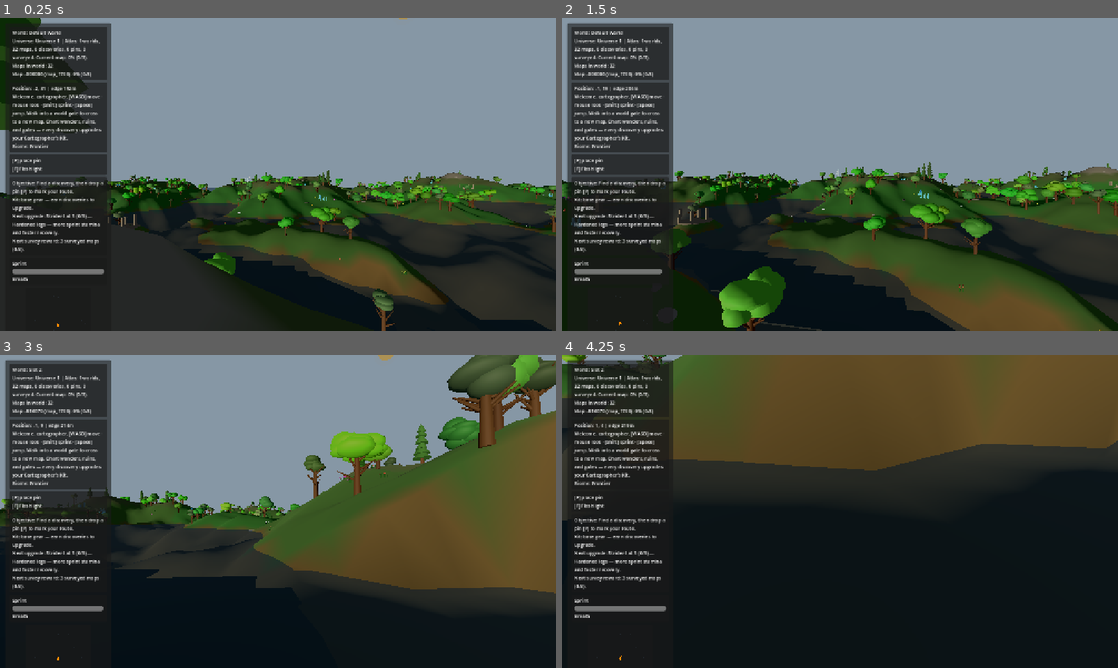
Above: before the commit, frames 1-4 (two rows, left to right).
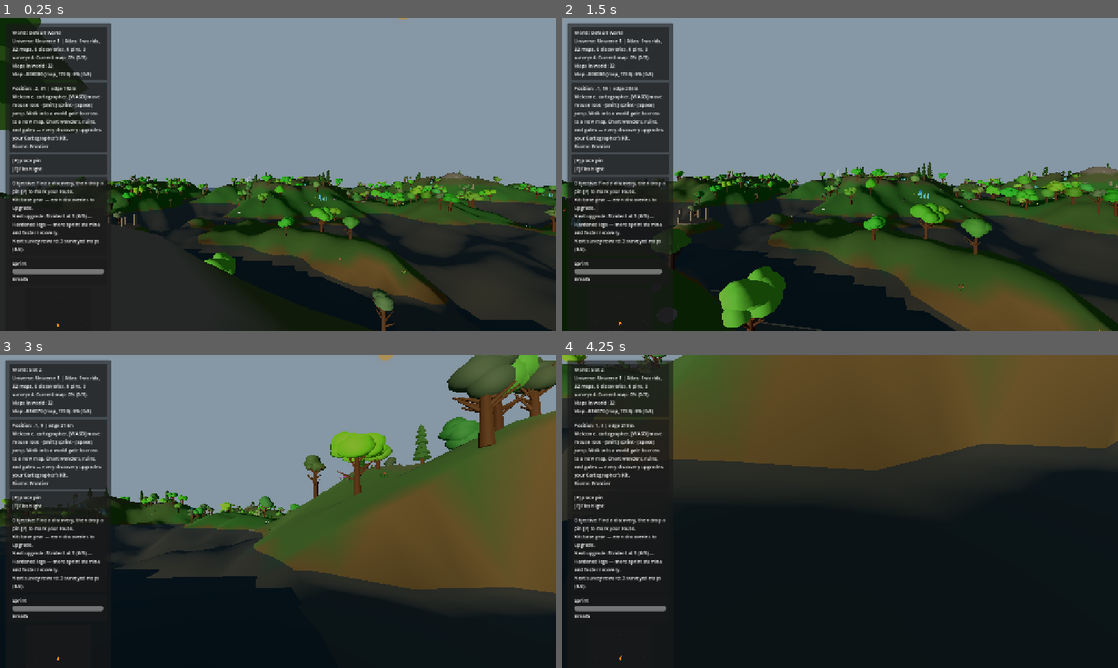
Above: after the commit, the same moments.

Repository: emkey1/Gatewalk
Game: Godot game, scene res://scenes/main.tscn
Two runs of this game, one before a commit and one after it. Both use one fixed random seed, a clock stepped at 60 frames per second and the inputs below.
Inputs (mouse positions are in pixels of both pictures, inside the frame that each line leads up to):
- Up to frame 1 (0.25 s): no input
- Up to frame 2 (1.5 s): tap Enter at 0.5 s; move the mouse to (867, 174) at 0.52 s; hold Shift (sprint) 0.53-1.28 s; hold W (move_forward) from 0.53 s (still down); tap Space (jump) at 0.77 s; move the mouse to (812, 174) at 1.27 s; tap E at 1.35 s
- Up to frame 3 (3 s): tap Space (jump) at 1.52 s; move the mouse to (289, 505) at 2.02 s; tap M at 2.1 s; release W (move_forward) at 2.75 s; click (183, 414) at 2.75 s, where only the run after the commit has a clickable "New Slot"
- Up to frame 4 (4.25 s): tap Space (jump) at 3.5, 3.77 s; move the mouse to (834, 517) at 3.52 s; hold W (move_forward) from 3.53 s (still down); tap G at 3.6 s

The runs differ from the first frame. In frame 1, 0.3% of the frame differs, in the area x 20-100%, y 48-93%; in frame 2, 0.7%, in the area x 0-100%, y 46-98%; in frame 3, 0.2%; in frame 4, less than 0.1%.

Commit message:
Tier 2: MultiMesh trees (~8600 nodes -> ~6 draw calls) + trunk colliders
Trees were the largest scatter cost: ~720 trees x ~12 parts. Each tree is still built with the exact original logic into a throwaway node (identical RNG draws and part transforms), then every part is folded into a per-shape MultiMesh — unit trunk/branch/cone/sphere meshes with size baked into the instance scale and leaf/trunk color as per-instance color. Trunk-only cylinder colliders replace the old whole-canopy box auto-collision (also fixes canopy-blocking).

verify_normalization() self-checks that unit-mesh*scale reproduces each sized part's AABB; _run_tree_factory_checks asserts instances>0, determinism (count+transform signature), and trunk colliders. VALIDATION OK + clean boot; visuals pending playtest.

Co-Authored-By: Claude Opus 4.8 <noreply@anthropic.com>

Diff:
--- a/scripts/factories/TreeFactory.gd
+++ b/scripts/factories/TreeFactory.gd
@@ -2,6 +2,7 @@
 class_name TreeFactory
 
 const MapContext = preload("res://scripts/core/MapContext.gd")
+const MultiMeshScatter = preload("res://scripts/factories/MultiMeshScatter.gd")
 const TREE_COUNT_BASE: int = 720
 
 static var _material_cache: Dictionary = {}
@@ -39,6 +40,17 @@
 	var trunk_seg: int = [8, 14, 22, 32][clampi(graphics_level, 0, 3)]
 	var leaf_seg: int = [12, 18, 28, 40][clampi(graphics_level, 0, 3)]
 	var leaf_rings: int = [6, 10, 16, 24][clampi(graphics_level, 0, 3)]
+
+	# Each tree is still built with the exact original logic (identical RNG draws and
+	# part transforms) into a throwaway node we measure and discard. Every part is
+	# folded into a per-shape MultiMesh (unit mesh + baked scale + per-instance color),
+	# collapsing ~720 trees x ~12 parts (~8600 MeshInstance3D) into a handful of draw
+	# calls. Trunk-only colliders replace the old whole-canopy auto-collision.
+	var buckets: Dictionary = {}
+	var trunk_origins: Array[Vector3] = []
+	var trunk_radii: Array[float] = []
+	var trunk_heights: Array[float] = []
+
 	for i in range(count):
 		var pos: Vector3 = _random_land_position(rng, half, water_level, height_fn)
 		if map_type == "floating_island" and not _is_floating_tree_spot_valid(pos, water_level, height_fn):
@@ -48,17 +60,61 @@
 
 		var kind: String = _tree_kind_for_position(world_seed, pos, map_type, rng)
 
-		var tree := Node3D.new()
-		tree.name = "Tree_" + str(i)
+		var temp := Node3D.new()
 		var y_offset: float = -0.15
 		if map_type == "floating_island":
 			y_offset = 0.06
-		tree.position = Vector3(pos.x, pos.y + y_offset, pos.z)
-		tree.rotation_degrees.y = rng.randf_range(0.0, 360.0)
-		tree.scale = Vector3.ONE * rng.randf_range(0.8, 1.25)
-
-		root.add_child(tree)
-		_build_tree_visual(tree, kind, trunk_seg, leaf_seg, leaf_rings, density_level, graphics_level, rng, world_seed, pos, map_type)
+		temp.position = Vector3(pos.x, pos.y + y_offset, pos.z)
+		temp.rotation_degrees.y = rng.randf_range(0.0, 360.0)
+		temp.scale = Vector3.ONE * rng.randf_range(0.8, 1.25)
+		_build_tree_visual(temp, kind, trunk_seg, leaf_seg, leaf_rings, density_level, graphics_level, rng, world_seed, pos, map_type)
+
+		var tree_scale: float = temp.scale.x
+		for child in temp.get_children():
+			var mi := child as MeshInstance3D
+			if mi == null or mi.mesh == null:
+				continue
+			var info: Dictionary = _classify_part(mi.mesh)
+			if info.is_empty():
+				continue
+			var part_xform: Transform3D = temp.transform * mi.transform
+			var color: Color = Color(0.4, 0.3, 0.2)
+			var smat := mi.material_override as StandardMaterial3D
+			if smat != null:
+				color = smat.albedo_color
+			var bkey: String = info["key"]
+			if not buckets.has(bkey):
+				buckets[bkey] = {"mesh": info["mesh"], "transforms": ([] as Array[Transform3D]), "colors": ([] as Array[Color])}
+			(buckets[bkey]["transforms"] as Array[Transform3D]).append(part_xform * Transform3D(Basis().scaled(info["norm_scale"]), Vector3.ZERO))
+			(buckets[bkey]["colors"] as Array[Color]).append(color)
+			if bkey.begins_with("trunk"):
+				var cm := mi.mesh as CylinderMesh
+				trunk_origins.append(part_xform.origin)
+				trunk_radii.append(cm.bottom_radius * tree_scale)
+				trunk_heights.append(cm.height * tree_scale)
+		temp.free()
+
+	for bkey in buckets.keys():
+		var bucket: Dictionary = buckets[bkey]
+		var xforms: Array[Transform3D] = bucket["transforms"]
+		if xforms.is_empty():
+			continue
+		MultiMeshScatter.build(root, "TreeParts_" + str(bkey), bucket["mesh"], MultiMeshScatter.instance_color_material(0.78), xforms, bucket["colors"])
+
+	if not trunk_origins.is_empty():
+		var body := StaticBody3D.new()
+		body.name = "TreeColliders"
+		body.collision_layer = 1
+		body.collision_mask = 1
+		root.add_child(body)
+		for ci in range(trunk_origins.size()):
+			var cs := CollisionShape3D.new()
+			var shape := CylinderShape3D.new()
+			shape.radius = maxf(trunk_radii[ci], 0.12)
+			shape.height = trunk_heights[ci]
+			cs.shape = shape
+			cs.position = trunk_origins[ci]
+			body.add_child(cs)
 
 
 static func _density_mult(level: int) -> float:
@@ -320,3 +376,58 @@
 	mesh.rings = rings
 	_mesh_cache[key] = mesh
 	return mesh
+
+
+# Map a sized tree-part mesh to a shared unit mesh + the scale that reproduces it,
+# bucketed so each (shape, segment count) gets one MultiMesh. Trunk and branch share
+# a fixed taper (only height varies); cones have top_radius 0; spheres scale freely.
+static func _classify_part(mesh: Mesh) -> Dictionary:
+	if mesh is CylinderMesh:
+		var cm := mesh as CylinderMesh
+		if cm.top_radius <= 0.001:
+			return {"key": "cone_%d" % cm.radial_segments, "norm_scale": Vector3(cm.bottom_radius, cm.height, cm.bottom_radius), "mesh": _unit_cone(cm.radial_segments)}
+		if cm.top_radius < 0.12:
+			return {"key": "branch_%d" % cm.radial_segments, "norm_scale": Vector3(1.0, cm.height, 1.0), "mesh": _unit_branch(cm.radial_segments)}
+		return {"key": "trunk_%d" % cm.radial_segments, "norm_scale": Vector3(1.0, cm.height, 1.0), "mesh": _unit_trunk(cm.radial_segments)}
+	if mesh is SphereMesh:
+		var sm := mesh as SphereMesh
+		return {"key": "leaf_%d_%d" % [sm.radial_segments, sm.rings], "norm_scale": Vector3(sm.radius, sm.height * 0.5, sm.radius), "mesh": _unit_sphere(sm.radial_segments, sm.rings)}
+	return {}
+
+
+static func _unit_trunk(seg: int) -> CylinderMesh:
+	return _get_cylinder_mesh(0.18, 0.30, 1.0, seg)
+
+
+static func _unit_branch(seg: int) -> CylinderMesh:
+	return _get_cylinder_mesh(0.04, 0.10, 1.0, seg)
+
+
+static func _unit_cone(seg: int) -> CylinderMesh:
+	return _get_cylinder_mesh(0.0, 1.0, 1.0, seg)
+
+
+static func _unit_sphere(seg: int, rings: int) -> SphereMesh:
+	return _get_sphere_mesh(1.0, 2.0, seg, rings)
+
+
+# Self-check: a unit mesh scaled by norm_scale must occupy the same local AABB as the
+# original sized mesh — i.e. the MultiMesh render is geometrically identical. Returns
+# "" on success, else an error string. Exercised by the validation harness.
+static func verify_normalization() -> String:
+	var samples: Array[Mesh] = [
+		_get_cylinder_mesh(0.18, 0.30, 3.2, 12),
+		_get_cylinder_mesh(0.04, 0.10, 1.3, 8),
+		_get_cylinder_mesh(0.0, 1.2, 1.4, 12),
+		_get_sphere_mesh(1.1, 1.6, 10, 8),
+	]
+	for sized in samples:
+		var info: Dictionary = _classify_part(sized)
+		if info.is_empty():
+			return "unclassified mesh: " + sized.get_class()
+		var unit: Mesh = info["mesh"]
+		var scaled_unit_aabb: AABB = Transform3D(Basis().scaled(info["norm_scale"]), Vector3.ZERO) * unit.get_aabb()
+		var sized_aabb: AABB = sized.get_aabb()
+		if not scaled_unit_aabb.position.is_equal_approx(sized_aabb.position) or not scaled_unit_aabb.size.is_equal_approx(sized_aabb.size):
+			return "AABB mismatch for %s: sized=%s unit*scale=%s" % [str(info["key"]), str(sized_aabb), str(scaled_unit_aabb)]
+	return ""
--- a/tools/validation/run_checks.gd
+++ b/tools/validation/run_checks.gd
@@ -622,16 +622,22 @@
 
 
 func _run_tree_factory_checks(failures: Array[String]) -> void:
+	var norm_err: String = TreeFactory.verify_normalization()
+	if norm_err != "":
+		failures.append("TreeFactory normalization: " + norm_err)
 	var stats_a: Dictionary = _build_tree_stats(SEED_A)
 	var stats_b: Dictionary = _build_tree_stats(SEED_A)
-	if int(stats_a.get("nodes", 0)) <= 0 or int(stats_b.get("nodes", 0)) <= 0:
-		failures.append("TreeFactory produced empty output.")
-		return
-	_assert_stat_delta_within(failures, "TreeFactory node count", stats_a, stats_b, "nodes", 256)
-	_assert_stat_delta_within(failures, "TreeFactory tree root count", stats_a, stats_b, "tree_nodes", 4)
-	_assert_stat_delta_within(failures, "TreeFactory mesh count", stats_a, stats_b, "mesh_nodes", 256)
-	_assert_stat_delta_within(failures, "TreeFactory cylinder mesh count", stats_a, stats_b, "cylinder_meshes", 128)
-	_assert_stat_delta_within(failures, "TreeFactory sphere mesh count", stats_a, stats_b, "sphere_meshes", 128)
+	if int(stats_a.get("instances", 0)) <= 0:
+		failures.append("TreeFactory produced no MultiMesh instances.")
+		return
+	if int(stats_a.get("multimesh_nodes", 0)) <= 0:
+		failures.append("TreeFactory produced no MultiMeshInstance3D nodes.")
+	if int(stats_a.get("instances", 0)) != int(stats_b.get("instances", 0)):
+		failures.append("TreeFactory instance count is non-deterministic (%d vs %d)." % [int(stats_a.get("instances", 0)), int(stats_b.get("instances", 0))])
+	if str(stats_a.get("sig", "")) != str(stats_b.get("sig", "")):
+		failures.append("TreeFactory instance transforms are non-deterministic.")
+	if int(stats_a.get("colliders", 0)) <= 0:
+		failures.append("TreeFactory produced no trunk colliders.")
 
 
 func _build_tree_stats(seed_value: int) -> Dictionary:
@@ -643,32 +649,30 @@
 	root.name = "TreeValidationRoot"
 	TreeFactory.scatter_trees(root, seed_value, DENSITY_LEVEL, GRAPHICS_LEVEL, context)
 	var stats := {
-		"nodes": 0,
-		"tree_nodes": 0,
-		"mesh_nodes": 0,
-		"cylinder_meshes": 0,
-		"sphere_meshes": 0,
-	}
-	_collect_tree_stats(root, stats)
+		"multimesh_nodes": 0,
+		"instances": 0,
+		"colliders": 0,
+	}
+	var sig := PackedStringArray()
+	_collect_tree_stats(root, stats, sig)
+	stats["sig"] = "|".join(sig).md5_text()
 	root.free()
 	return stats
 
 
-func _collect_tree_stats(node: Node, stats: Dictionary) -> void:
-	stats["nodes"] = int(stats.get("nodes", 0)) + 1
-	if node is Node3D and str(node.name).begins_with("Tree_"):
-		stats["tree_nodes"] = int(stats.get("tree_nodes", 0)) + 1
-	if node is MeshInstance3D:
-		stats["mesh_nodes"] = int(stats.get("mesh_nodes", 0)) + 1
-		var mesh_instance: MeshInstance3D = node as MeshInstance3D
-		if mesh_instance.mesh != null:
-			var mesh_class: String = mesh_instance.mesh.get_class()
-			if mesh_class == "CylinderMesh":
-				stats["cylinder_meshes"] = int(stats.get("cylinder_meshes", 0)) + 1
-			elif mesh_class == "SphereMesh":
-				stats["sphere_meshes"] = int(stats.get("sphere_meshes", 0)) + 1
+func _collect_tree_stats(node: Node, stats: Dictionary, sig: PackedStringArray) -> void:
+	if node is MultiMeshInstance3D:
+		var mmi: MultiMeshInstance3D = node as MultiMeshInstance3D
+		if mmi.multimesh != null:
+			stats["multimesh_nodes"] = int(stats.get("multimesh_nodes", 0)) + 1
+			var instance_count: int = mmi.multimesh.instance_count
+			stats["instances"] = int(stats.get("instances", 0)) + instance_count
+			for i in range(instance_count):
+				sig.append(_vector_key(mmi.multimesh.get_instance_transform(i).origin))
+	if node is CollisionShape3D:
+		stats["colliders"] = int(stats.get("colliders", 0)) + 1
 	for child in node.get_children():
-		_collect_tree_stats(child, stats)
+		_collect_tree_stats(child, stats, sig)
 
 
 func _assert_stat_delta_within(failures: Array[String], label: String, a: Dictionary, b: Dictionary, key: String, tolerance: int) -> void:
